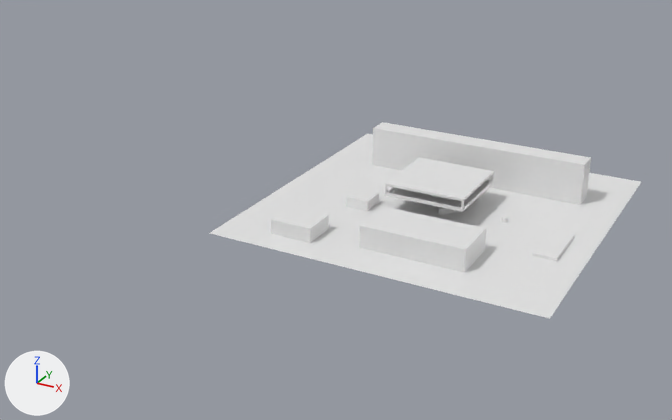
A saved change to the FBX model Assets/Models/level.fbx.
Both versions are drawn from a camera (50 mm lens) standing at (98.7, -244.8, 113.4) and looking at (-34.0, -3.5, -7.2). Every picture has the same lights, and +X, +Y and +Z are marked at lower left. Where no turn or scale is listed for an object, it has been applied to the vertices. Vertices at the same position are counted once.

Before the edit, the objects in view are built like this:
```python
me_mesh = bpy.data.meshes.new('Mesh')
me_mesh.from_pydata(...)  # 81 vertices, 64 faces; spans x -50.0..50.0, y -50.0..50.0, z 0.0
me_mesh_004 = bpy.data.meshes.new('Mesh.004')
me_mesh_004.from_pydata(...)  # a box spanning x -35.7..35.7, y -3.6..3.6, z 0.0..13.4
me_mesh_007 = bpy.data.meshes.new('Mesh.007')
me_mesh_007.from_pydata(...)  # a box spanning x -3.4..3.4, y -8.5..8.5, z 0.0..0.8
ob_box001 = bpy.data.objects.new('Box001', me_mesh_004)
ob_box001.location = (2.0, 25.2, -0.2)
ob_box004 = bpy.data.objects.new('Box004', me_mesh_007)
ob_box004.location = (39.2, -10.9, 0.0)
ob_floor = bpy.data.objects.new('floor', me_mesh)
ob_floor.location = (0.0, 0.0, 0.0)
# also in view: 'Box003' at (7.7, -29.9, 3.3); 'Box005' at (-21.0, -10.3, 1.5); 'Plane001' at (0.0, 0.0, 7.5); 'Box002' at (-27.7, -36.3, 2.2)
```
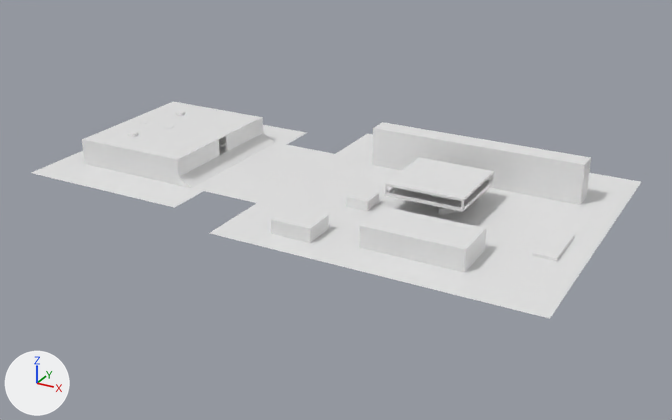
Changed parts and their boxes (x1, y1, x2, y2) in the pictures (672 x 420 px):
'floor', reshaped (41% wider)
    before: (210, 134, 641, 319)
    after: (32, 125, 641, 319)
'Roof', added
    after: (85, 102, 260, 159)
'Building_Shell_2ndFloor', added
    after: (82, 101, 263, 168)
'Building_Shell', added
    after: (83, 125, 263, 177)
'Building_Floor', added
    after: (84, 147, 226, 182)
'Building_Floor2', added
    after: (85, 140, 233, 169)
'Piller001', added
    after: (128, 131, 138, 137)
part 1 of me_mesh, added
    after: (32, 125, 334, 208)

What changed in the scene script:
```text
Change me_mesh:
    used by ob_floor; location = (0.0, 0.0, 0.0)
    remove me_mesh.from_pydata(...)  # 81 vertices, 64 faces; spans x -50.0..50.0, y -50.0..50.0, z 0.0
    add me_mesh.from_pydata(...)  # 149 vertices, 122 faces; spans x -130.0..50.0, y -50.0..50.0, z 0.0..2.9
    me_mesh part 1: 68 vertices added at x -130.0..-60.0, y -40.0..40.0, z 0.0..2.9
Add me_mesh_008_1:
    me_mesh_008_1.from_pydata(...)  # a box spanning x -20.2..20.2, y -24.9..24.9, z 0.0..2.9
Add me_mesh_071:
    me_mesh_071.from_pydata([(-19.5, -24.2, 0.0), (19.5, -24.2, 0.0), (-19.5, 24.2, 0.0), (19.5, 24.2, 0.0), (-19.5, -24.2, 0.1), (19.5, -24.2, 0.1), (-19.5, 24.2, 0.1), (19.5, 24.2, 0.1)], [], [(0, 2, 3, 1), (4, 5, 7, 6), (0, 1, 5, 4), (1, 3, 7, 5), (3, 2, 6, 7), (2, 0, 4, 6)])
Add me_mesh_011:
    me_mesh_011.from_pydata(...)  # 44 vertices, 40 faces; spans x -20.1..20.1, y -24.9..24.9, z -7.9..-4.9
Add me_mesh_009:
    me_mesh_009.from_pydata(...)  # 46 vertices, 41 faces; spans x -20.1..20.1, y -24.9..24.9, z -4.3..1.5
Add me_mesh_017:
    me_mesh_017.from_pydata(...)  # a box spanning x -1.25..1.25, y -1.25..1.25, z 0.0..6.9
Add me_mesh_010:
    me_mesh_010.from_pydata(...)  # 24 vertices, 21 faces; spans x -20.2..20.2, y -24.9..24.7, z 0.0..0.2
Add ob_building_floor:
    ob_building_floor = bpy.data.objects.new('Building_Floor', me_mesh_008_1)
    ob_building_floor.location = (-100.0, 0.0, 0.0)
Add ob_roof:
    ob_roof = bpy.data.objects.new('Roof', me_mesh_071)
    ob_roof.location = (-99.9, -0.1, 8.8)
Add ob_building_shell_2ndfloor:
    ob_building_shell_2ndfloor = bpy.data.objects.new('Building_Shell_2ndFloor', me_mesh_011)
    ob_building_shell_2ndfloor.location = (-100.0, 0.0, 13.7)
Add ob_building_shell:
    ob_building_shell = bpy.data.objects.new('Building_Shell', me_mesh_009)
    ob_building_shell.location = (-100.0, 0.0, 4.4)
Add ob_piller001:
    ob_piller001 = bpy.data.objects.new('Piller001', me_mesh_017)
    ob_piller001.location = (-107.6, -13.5, 2.9)
Add ob_building_floor2:
    ob_building_floor2 = bpy.data.objects.new('Building_Floor2', me_mesh_010)
    ob_building_floor2.location = (-100.0, 0.0, 5.7)
```
